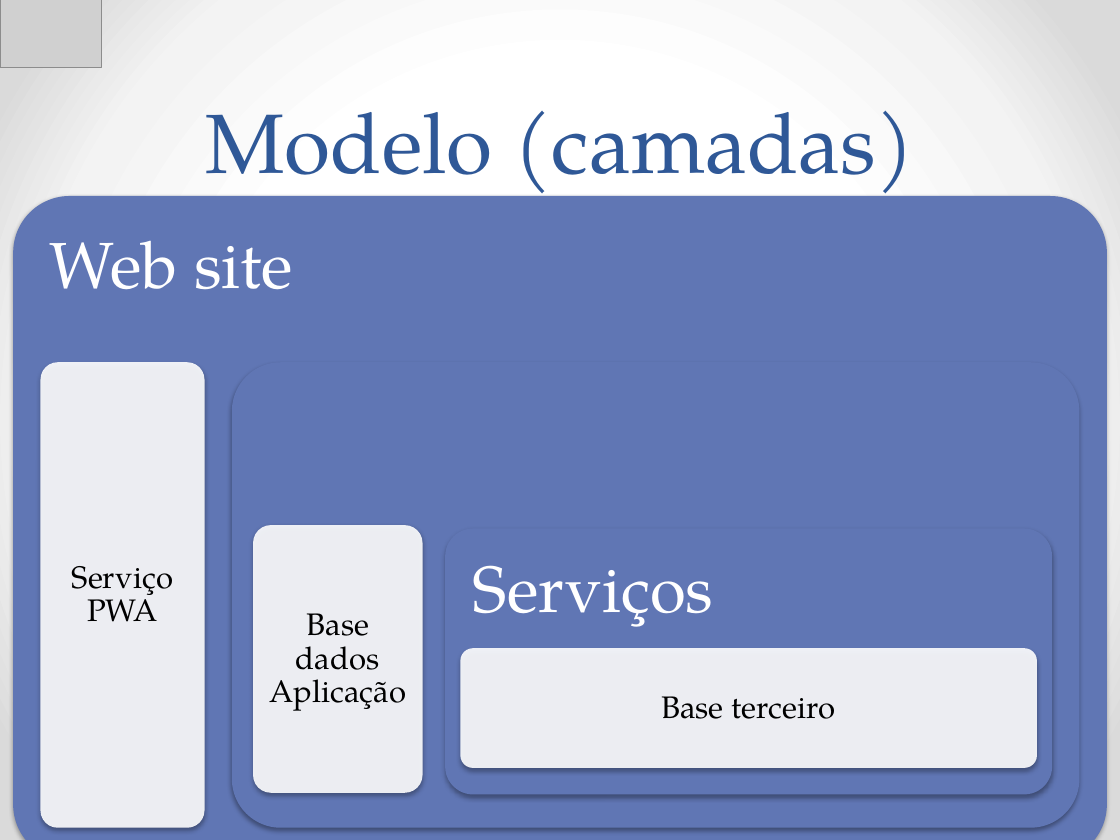
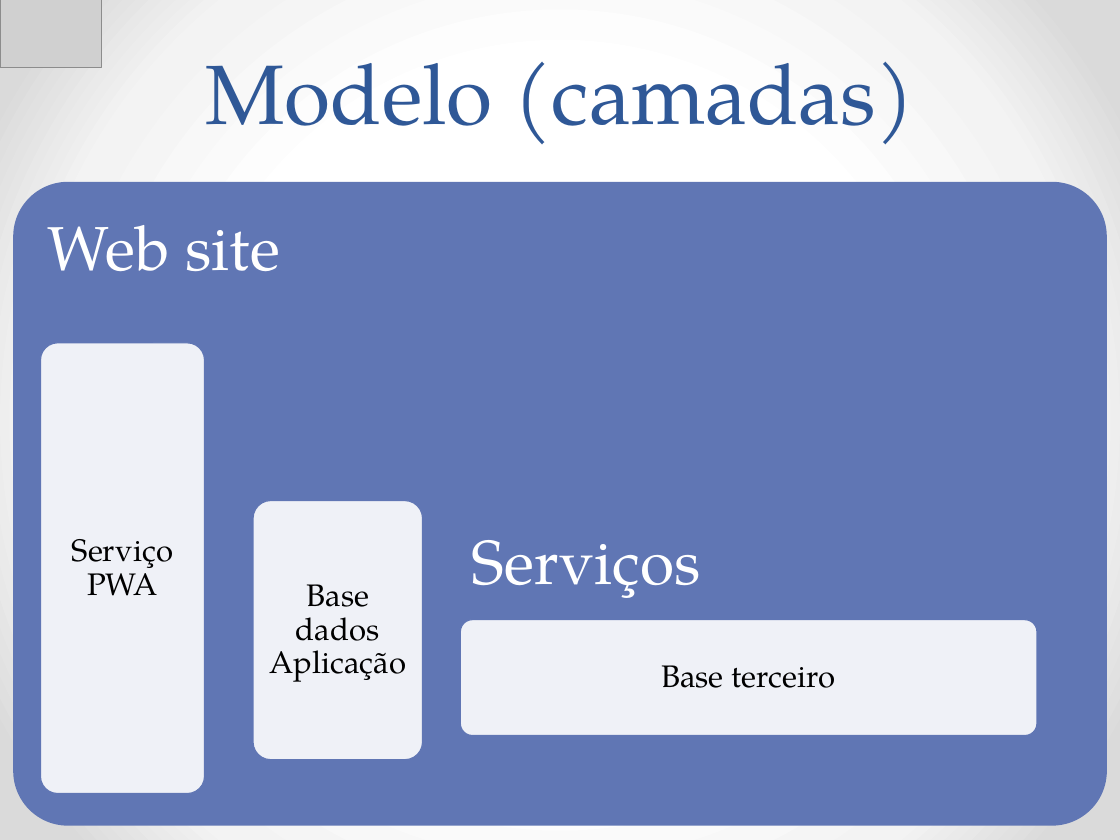
Before and after one commit to Neimarmg/TCC, a slide deck: slide 19 of Ppt.pptx. Drawn at 1120x840 pixels with LibreOffice and Linux fonts; fonts in the diff are those of the drawing; grey boxes stand for pictures. Boxes give left, top, right and bottom in pixels: in the first picture for what was removed or moved away, otherwise in the second. Text is boxed around its words. In the diff, an @@ line names an element or a change of style, - is before the commit and + after.

```diff
--- a/Ppt.pptx
+++ b/Ppt.pptx
@@ title "Modelo (camadas)" rewrapped from (205, 110, 915, 205) to (205, 61, 915, 145) @@
@@ rounded rectangle: place and size @@
-rounded rectangle at (13, 196, 1107, 840)
+rounded rectangle at (13, 181, 1107, 825)
@@ text "Web site": place and size @@
-text "Web site" at (49, 241, 293, 290)
+text "Web site" at (48, 225, 280, 271)
@@ text "Web site" at (48, 225, 280, 271): size 42 to 40 pt @@
@@ rounded rectangle: place and size @@
-rounded rectangle at (40, 362, 204, 828)
+rounded rectangle at (40, 343, 204, 793)
@@ text "Serviço PWA": place and size @@
-text "Serviço PWA" at (72, 566, 174, 622)
+text "Serviço PWA" at (72, 539, 174, 596)
@@ rounded rectangle: place and size @@
-rounded rectangle at (232, 362, 1080, 828)
+rounded rectangle at (232, 343, 1080, 793)
@@ outline none to #6076B4 0.75 pt; shadow off in 3 elements at (40, 343, 204, 793), (460, 619, 1037, 735), (253, 501, 422, 759) @@
@@ rounded rectangle: place and size @@
-rounded rectangle at (253, 525, 422, 793)
+rounded rectangle at (253, 501, 422, 759)
@@ text "Base dados Aplicação": place and size @@
-text "Base dados Aplicação" at (269, 613, 406, 711)
+text "Base dados Aplicação" at (269, 584, 406, 682)
@@ shadow off in 3 elements at (13, 181, 1107, 825), (232, 343, 1080, 793), (445, 504, 1052, 762) @@
@@ rounded rectangle: place and size @@
-rounded rectangle at (445, 529, 1052, 794)
+rounded rectangle at (445, 504, 1052, 762)
@@ text "Serviços" at (472, 540, 701, 598): size 42 to 40 pt @@
@@ text "Serviços": place and size @@
-text "Serviços" at (473, 565, 714, 627)
+text "Serviços" at (472, 540, 701, 598)
@@ rounded rectangle: place and size @@
-rounded rectangle at (460, 648, 1037, 768)
+rounded rectangle at (460, 619, 1037, 735)
@@ text "Base terceiro": place and size @@
-text "Base terceiro" at (661, 696, 836, 719)
+text "Base terceiro" at (661, 665, 836, 688)
```
Also in this commit, not shown: 1 other slide changed, 1 other file.
